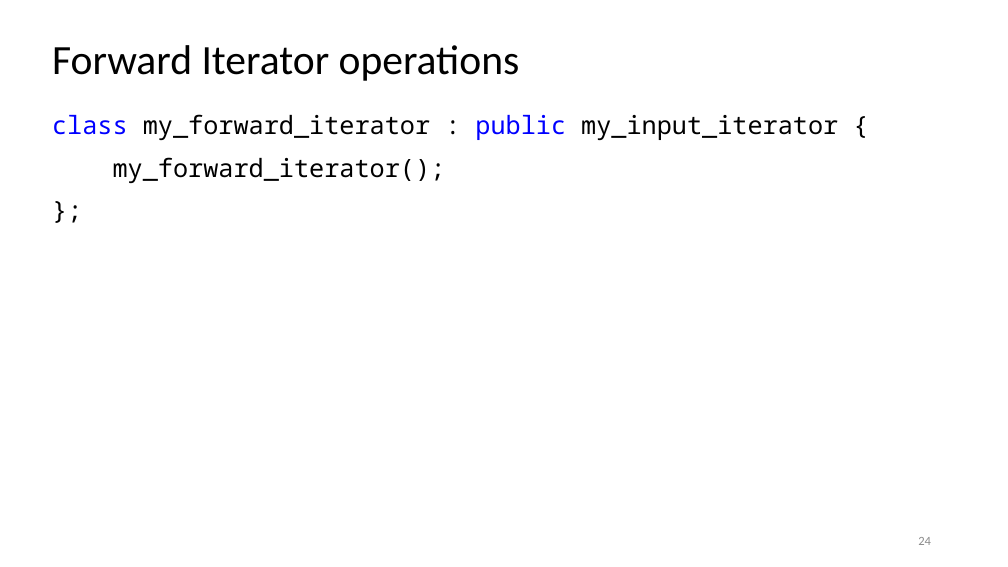
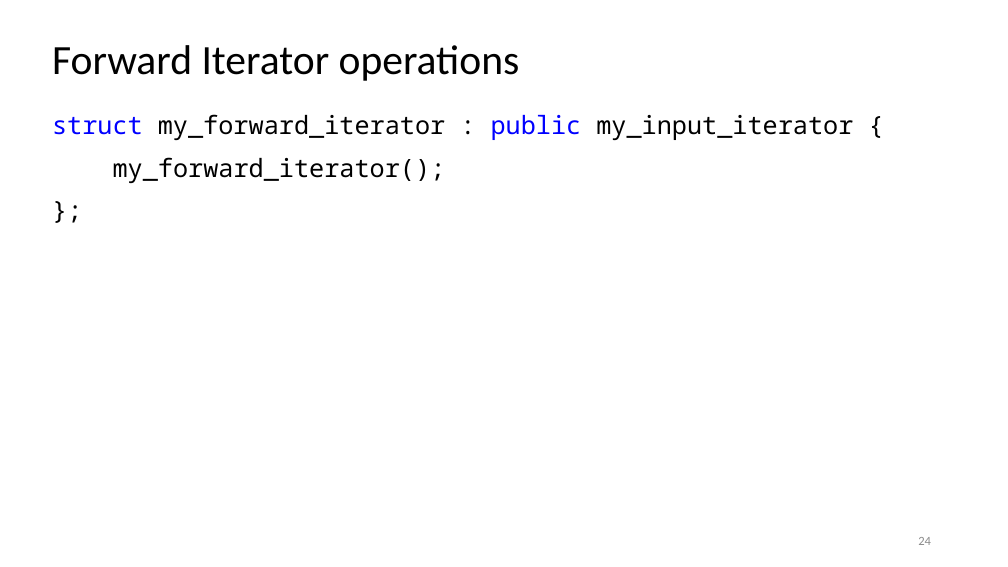
Before and after one commit to rarutyun/cpp-courses, a slide deck: slide 24 of 08_iterators/08_iterators.pptx. Drawn at 1008x567 pixels with LibreOffice and Linux fonts; fonts in the diff are those of the drawing. Boxes give left, top, right and bottom in pixels: in the first picture for what was removed or moved away, otherwise in the second. Text is boxed around its words. In the diff, an @@ line names an element or a change of style, - is before the commit and + after.

```diff
--- a/08_iterators/08_iterators.pptx
+++ b/08_iterators/08_iterators.pptx
@@ text at [52, 114, 853, 140]: text changed @@
-class my_forward_iterator : public my_input_iterator {
+struct my_forward_iterator : public my_input_iterator {
```
Also in this commit, not shown: 15 other slides changed.
